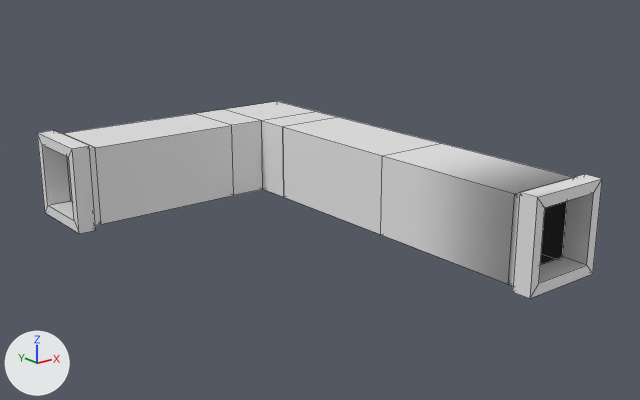
Two versions of the FBX model Assets/Meshes/Environment/ModularKits/Puzzle_001/Puzzle_001_Vents.fbx, one commit apart.
The view is the same before and after, from a 50 mm camera at (-36.5, 36.45, 6.15) aimed at (-30.19, 44.33, 3.0). The axes (+X, +Y, +Z) are drawn at lower left. The lights are the same throughout. Mesh edges are drawn as thin lines. Where no turn or scale is listed for an object, it has been applied to the vertices. Vertices at the same position are counted once.

Names of what the first picture shows: 'Puzzle_001_Vent'.
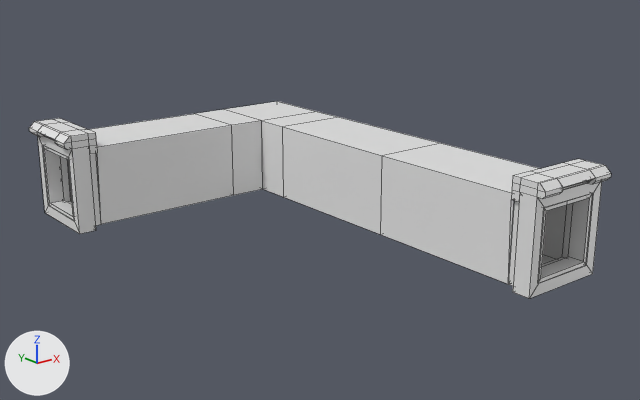
Commit message: Puzzle_001 Meshes Updated

Location of each change, (x1, y1, x2, y2) in pixels of the pictures (640 x 400 px):
'Puzzle_001_Vent', reshaped
    before: (37, 101, 602, 299)
    after: (29, 101, 611, 299)
part 1 of me_puzzle_001_vent, added
    after: (43, 145, 74, 220)
part 2 of me_puzzle_001_vent, added
    after: (539, 193, 593, 283)
part 3 of me_puzzle_001_vent, built on
    before: (61, 114, 573, 286)
    after: (29, 114, 611, 286)

The change in detail:
Material 'Material.030' (mat_material_030) is new.
Its base color is (0.8, 0.8, 0.8) (white #e7e7e7).
Its roughness is 0.4.
me_puzzle_001_vent is used by ob_puzzle_001_vent; location (-32.0, 47.0, 3.0).
me_puzzle_001_vent had 78 vertices, 72 faces and spanned x -0.32..3.55, y -5.32..0.55, z -0.55..0.55.
me_puzzle_001_vent now has 228 vertices, 230 faces and spans x -0.42..3.54, y -5.42..0.55, z -0.55..0.7.
me_puzzle_001_vent part 1: a new loose piece of 16 vertices spanning x -0.31..-0.11, y -0.41..0.41, z -0.41..0.41, in mat_material_030 (white #e7e7e7).
me_puzzle_001_vent part 2: a new loose piece of 16 vertices spanning x 2.59..3.41, y -5.31..-5.11, z -0.41..0.41, in mat_material_030 (white #e7e7e7).
Part 3, on me_puzzle_001_vent:
6 vertices are removed from x 2.0..2.5, y -1.0..0.5, z -0.5..0.5.
22 faces are deleted.
52 vertices are added at x -0.42..3.54, y -5.42..0.55, z 0.54..0.7.
8 new vertices lie (0.0, 0.0, 0.08) away from vertices in x -0.32..3.55, y -5.32..0.55, z 0.55.
8 new vertices lie (0.0, 0.1, 0.0) away from vertices in x 2.45..3.55, y -5.1, z -0.5..0.63.
6 new vertices lie (0.0, 0.0, 0.07) away from vertices in x 2.45..3.54, y -5.32..-5.0, z 0.63.
7 new vertices lie (0.28, 0.0, 0.0) away from vertices in x 2.45, y -5.32..-5.0, z 0.55..0.7.
7 new vertices lie (0.54, 0.0, 0.0) away from vertices in x 2.73, y -5.32..-5.0, z 0.55..0.7.
8 new vertices lie (0.0, 0.0, -0.1) away from vertices in x 2.45..3.55, y -5.1..-5.0, z 0.55.
6 new vertices lie (0.0, 0.0, 0.08) away from vertices in x -0.32..0.0, y -0.55..0.55, z 0.62.
7 new vertices lie (0.0, -0.28, 0.0) away from vertices in x -0.32..0.0, y 0.55, z 0.54..0.7.
7 new vertices lie (0.0, -0.54, 0.0) away from vertices in x -0.32..0.0, y 0.27, z 0.54..0.7.
8 new vertices lie (0.0, 0.0, -0.09) away from vertices in x -0.1..0.0, y -0.55..0.55, z 0.54..0.55.
148 new faces join them.
me_puzzle_001_vent now uses material mat_material_030 (white #e7e7e7).
